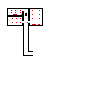
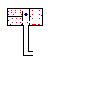
Layers edited between the first and the second 100 x 100 image:
painted on "Camada 2" over [8, 9, 42, 25]
